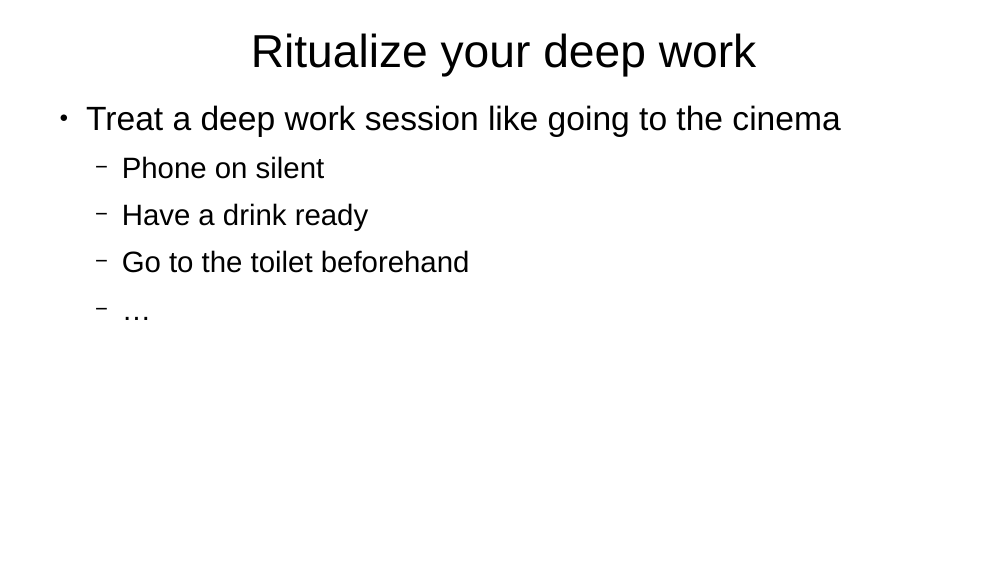
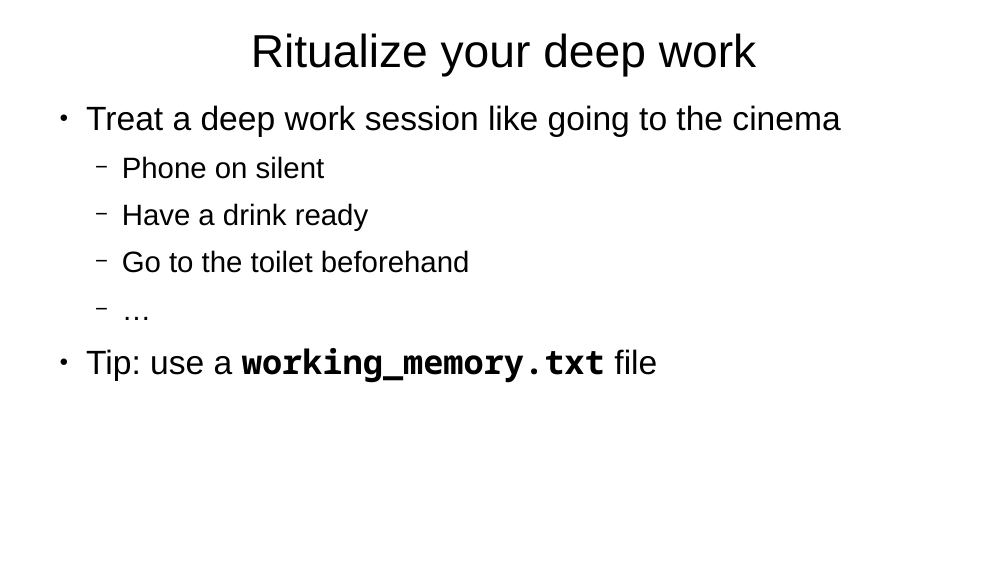
Before and after one commit to arnegevaert/SC26, a slide deck: slide 18 of personal_effectiveness.odp (slide 17 before the commit). Drawn at 1008x567 pixels with LibreOffice and Linux fonts; fonts in the diff are those of the drawing. Boxes give left, top, right and bottom in pixels: in the first picture for what was removed or moved away, otherwise in the second. Text is boxed around its words. In the diff, an @@ line names an element or a change of style, - is before the commit and + after.

```diff
--- a/personal_effectiveness.odp
+++ b/personal_effectiveness.odp
@@ text at [86,348,657,383]: paragraph added @@
+● Tip: use a working_memory.txt file
```
Also in this commit, not shown: 6 other slides changed, 14 slides added, 5 slides removed.
